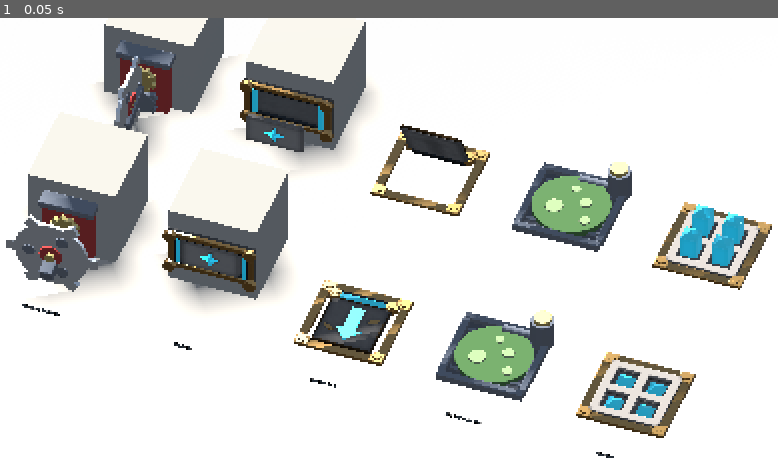
Above: before the commit, frame 1.
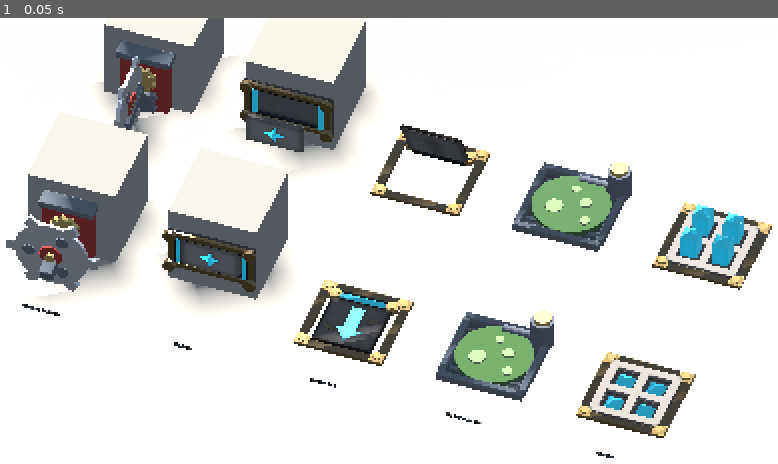
Above: after the commit, the same moment.

Repository: Autinhorse/HumanMustDie
Game: Godot game, scene res://tests/trap_pose.tscn
Two runs of this game, one before a commit and one after it. Both use one fixed random seed, a clock stepped at 60 frames per second and the inputs below. This scene is started directly instead of the project's main scene.
Inputs:
- Up to frame 1 (0.05 s): no input

The runs differ from the first frame. In frame 1, 2.4% of the frame differs, in the area x 21-100%, y 13-94%.

Commit message:
v0.0.49 金属感改走"烘进顶点色"，不再指望环境反射
先说查到的事实，因为上一版方向是错的：

- **提高金属度反而更平。** Godot 这边 ambient_light_source = AMBIENT_SOURCE_COLOR，
  金属反射的是一块**均匀色**。金属度 0.8 时材质几乎没有漫反射、只剩一个毫无变化
  的反射 —— 比 0.3 时更没有形体。v0.0.48 把金属度提到 0.8 是反的。
- **天空反射接不上。** 验证过：环境本身是生效的（环境光拉到 3.0 画面明显变亮），
  glb 里 metallicFactor 也确实是 0.8，但 reflected_light_source = SKY 加
  process_mode = REALTIME、乃至直接改成 BG_SKY，三种情况渲出来**像素完全相同**。
  不再和 Godot 的 IBL 纠缠。
- 镜面诊断（粗糙度压到 0.02）下金框依然是平的一块，这是上面两条的直接证据。

改成参考图那种做法 —— 金属感是**画**出来的：

- 金属度回到 0.25、粗糙度 0.15：靠平行光的镜面高光，这条不依赖 IBL。
- 新增"棱高光"烘焙：按顶点凸度（邻点相对顶点法线的平均倾斜）把平面压暗、
  棱上保持亮。顶点色只能压暗不能提亮，所以金的基础色相应提亮到 0.96/0.79/0.47
  —— 那是**棱上**的亮度，平面会被压到约 0.62 倍。
- 参数：ao.edge_gain（分材质）、ao.edge_sharp。

金色高光比（最亮 ÷ 中位）：1.06（v0.0.48）-> 1.56。

顺带删掉误提交进仓库根目录的两张截图。

测试 T0-T7 全绿。

Co-Authored-By: Claude Opus 5 (1M context) <noreply@anthropic.com>
Claude-Session: https://claude.ai/code/session_01VCzWxNk1LcyQr5pasXVQW6

Diff:
--- a/project.godot
+++ b/project.godot
@@ -12,7 +12,7 @@
 
 config/name="HumanMustDie - Prototype A"
 config/description="机关塔防灰盒原型：固定走廊 + 5 种机关 + 小/中/重三类物理敌人"
-config/version="0.0.48"
+config/version="0.0.49"
 run/main_scene="res://scenes/main.tscn"
 config/features=PackedStringArray("4.7", "Forward Plus")
 
--- a/tests/trap_pose.gd
+++ b/tests/trap_pose.gd
@@ -108,6 +108,10 @@
 		sky_mat.energy_multiplier = float(ec.get("refl_energy", 1.0))
 		var sky := Sky.new()
 		sky.sky_material = sky_mat
+		# 背景不是天空时，Godot 默认不一定会去生成天空的辐照度贴图，
+		# 强制成实时处理才拿得到反射
+		sky.process_mode = Sky.PROCESS_MODE_REALTIME
+		sky.radiance_size = Sky.RADIANCE_SIZE_128
 		e.sky = sky
 		e.reflected_light_source = Environment.REFLECTION_SOURCE_SKY
 	env.environment = e
Binary file removed: 63727355-ffb9-4ac2-87a3-b48360e0510e.png
Not shown, removed: 63727355-ffb9-4ac2-87a3-b48360e0510e.png.import
Binary file changed: assets/models/board_push_1.glb
Binary file changed: assets/models/board_push_2.glb
Binary file changed: assets/models/board_push_3.glb
Binary file changed: assets/models/board_spikes_1.glb
Binary file changed: assets/models/board_spikes_2.glb
Binary file changed: assets/models/board_spikes_3.glb
Binary file changed: assets/models/board_spring_1.glb
Binary file changed: assets/models/board_spring_2.glb
Binary file changed: assets/models/board_spring_3.glb
Not shown, changed: tools/blender/build_boards.py
